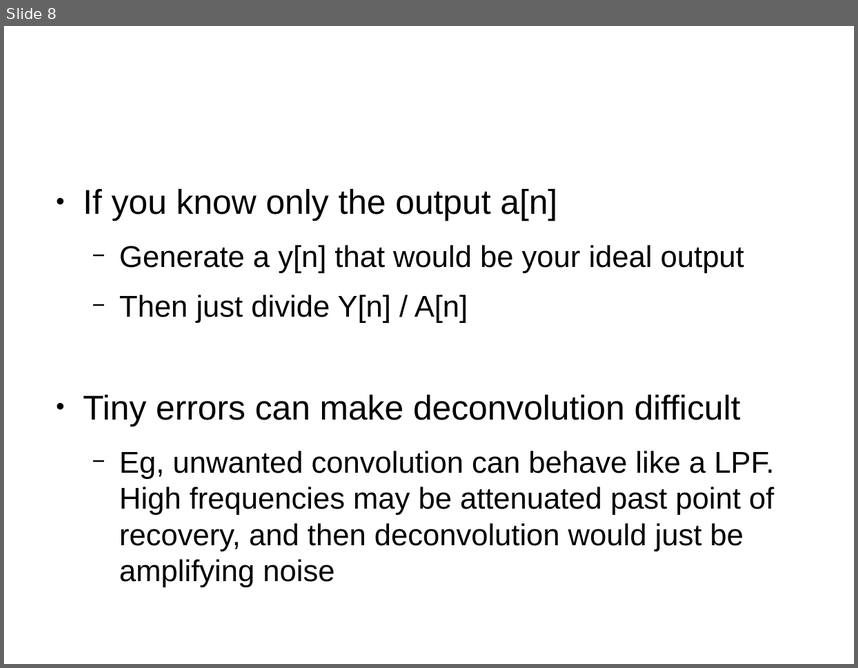
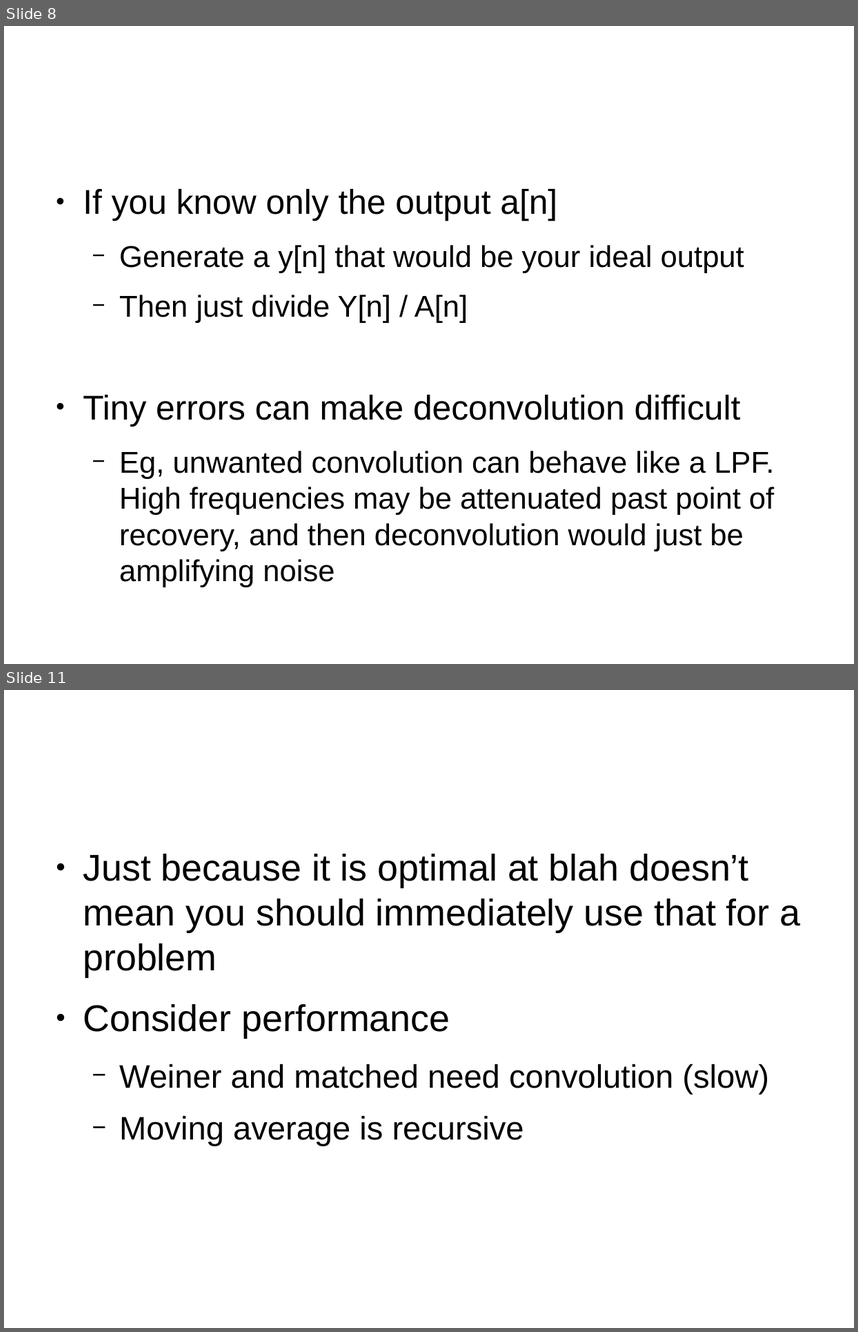
Before and after one commit to ahirapatel/dspguide-stuff, a slide deck: ch17/Notes.odp. Shown one above the other, each under a label of ours: slide 8 before the commit, slides 8 and 11 after it; the slides between them are not shown. The pictures are 858x668 and 858x1332 pixels, drawn with LibreOffice and Linux fonts; fonts in the diff are those of the drawing; background and template pictures are left out. Boxes give left, top, right and bottom in pixels: in the first picture for what was removed or moved away, otherwise in the second. Text is boxed around its words. In the diff, an @@ line names an element or a change of style, - is before the commit and + after.

```diff
--- a/ch17/Notes.odp
+++ b/ch17/Notes.odp
@@ slide 11 added at (x1=4, y1=690, x2=854, y2=1328), background #FFFFFF @@
@@ text added at (x1=83, y1=854, x2=801, y2=1146), 34.7 pt, text #000000 @@
+● Just because it is optimal at blah doesn’t mean you should immediately use that for a problem
+● Consider performance
+  − Weiner and matched need convolution (slow)
+  − Moving average is recursive
@@ title added at (x1=378, y1=854, x2=497, y2=887), 47.6 pt, text #FFFFFF @@
+Optimal filters
```
Also in this commit, not shown: 2 other slides added, 1 slide removed.
